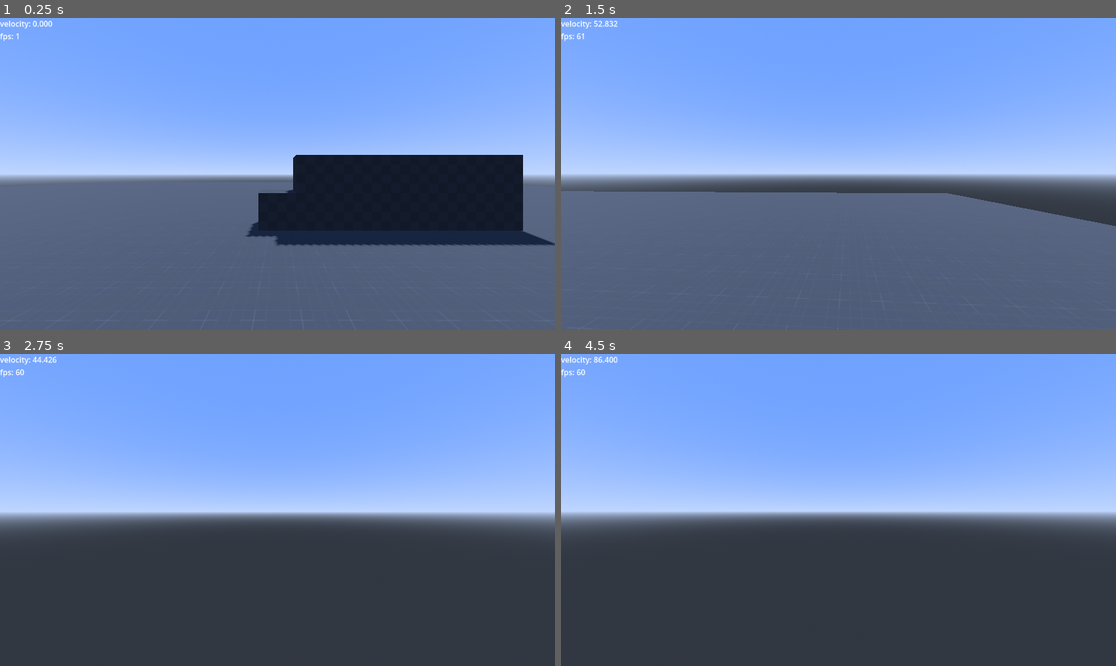
Above: before the commit, frames 1-4 (two rows, left to right).
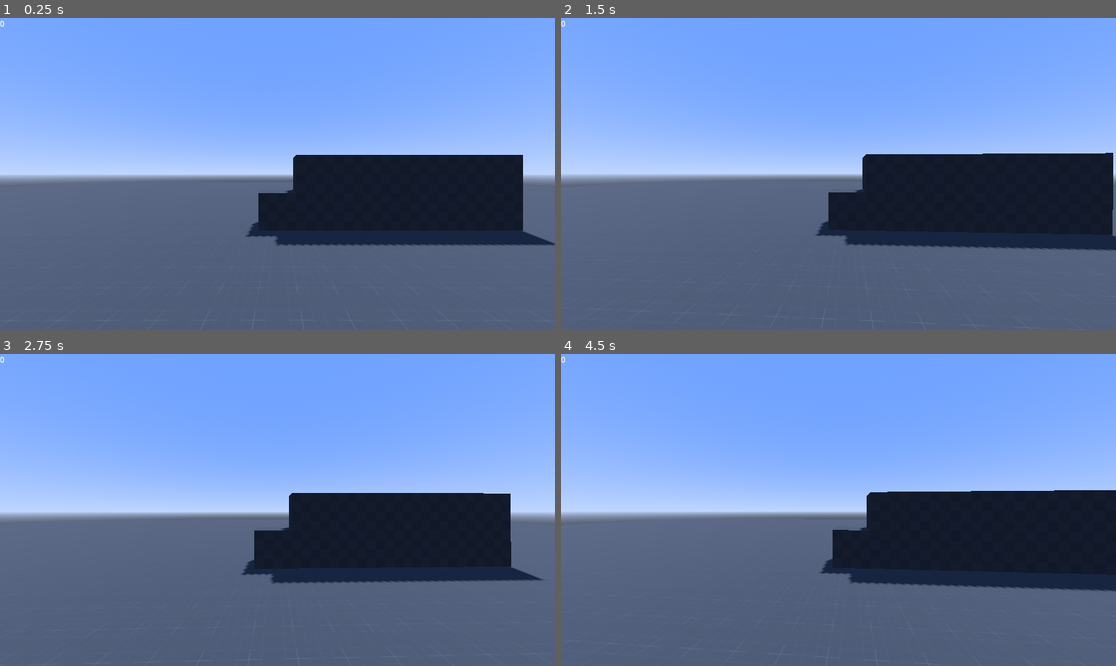
Above: after the commit, the same moments.

Repository: mvahaste/quake-like-movement-gd
Game: Godot game, scene res://Main.tscn
Same seed, same stepped clock (60 frames per second), same inputs: the game is played once before the commit and once after it.
Inputs (mouse positions are in pixels of both pictures, inside the frame that each line leads up to):
- Up to frame 1 (0.25 s): no input
- Up to frame 2 (1.5 s): tap Enter at 0.5 s; move the mouse to (866, 174) at 0.52 s; hold Space (jump) 0.53-1.28 s; hold W (move_forward) from 0.53 s (still down); move the mouse to (810, 174) at 1.27 s; tap Space (jump) at 1.35 s
- Up to frame 3 (2.75 s): keep holding W (move_forward); tap Space (jump) at 1.52, 1.82 s; move the mouse to (288, 503) at 2.02 s; hold Space (jump) from 2.03 s (still down)
- Up to frame 4 (4.5 s): keep holding W (move_forward); move the mouse to (832, 516) at 2.77 s; release Space (jump) at 2.78 s; tap Space (jump) at 2.85, 3.02, 3.32, 4.35 s; tap Enter at 3.5 s; move the mouse to (877, 513) at 3.52 s; hold Space (jump) 3.53-4.28 s; move the mouse to (794, 506) at 4.27 s

The runs differ from the first frame. In frame 1, 0.1% of the frame differs, in the area x 0-10%, y 0-8%; in frame 2, 16%; in frame 3, 50%; in frame 4, 51%, in the area x 0-100%, y 0-100%.

Commit message:
Reset

Diff:
--- a/PlayerController.gd
+++ b/PlayerController.gd
@@ -1,36 +1,17 @@
 extends CharacterBody3D
 
 
-const SPEED = 5.0
-const JUMP_VELOCITY = 4.5
+@export var mouse_sensitivity: float = 0.05
 
-const MAX_SPEED = 75
-const MAX_AIR_SPEED = 25
-const MAX_ACCEL = 10 * MAX_SPEED
-
-# Get the gravity from the project settings to be synced with RigidBody nodes.
-var gravity = ProjectSettings.get_setting("physics/3d/default_gravity")
-
-# var last_floor = true
-# var wishdir = Vector3()
-# var prev_wishdir = Vector3()
-# var direction = Vector3()
+@onready var head: Marker3D = $Head
+@onready var camera: Camera3D = $Head/Camera3D
 
 
-#! DEBUG
-@onready var wishdir_line = $Head/WishdirContainer/Center/Wishdir
-@onready var wishdir_ray = $WishdirRaycast
-@onready var velocity_ray = $VelocityRaycast
-@onready var vel_line = $Head/WishdirContainer/Center/Velocity
-@onready var vel_text = $Head/Label
-#! DEBUG
-
-
-func _ready():
+func _ready() -> void:
 	Input.set_mouse_mode(Input.MOUSE_MODE_CAPTURED)
 
 
-func _input(event):
+func _input(event: InputEvent) -> void:
 	if event is InputEventMouseMotion:
 		rotate_y(deg_to_rad(-event.relative.x) * 0.05)
 		$Head.rotate_x(deg_to_rad(-event.relative.y) * 0.05)
@@ -40,75 +21,25 @@
 		get_tree().quit()
 
 
-func _process(delta):
-	# # Add the gravity.
-	# if not is_on_floor():
-	# 	velocity.y -= gravity * delta
-
-	# # Handle Jump.
-	# if Input.is_action_pressed("jump") and is_on_floor():
-	# 	velocity.y = JUMP_VELOCITY
-	# 	prev_wishdir = wishdir
-
-	# # Get the input direction and handle the movement/deceleration.
-	var input = Input.get_vector("move_left", "move_right", "move_forward", "move_backward")
-	var wishdir = Vector3(input.x, 0, input.y)
-
-	# print(wishdir)
-
-	# direction = lerp(direction, (transform.basis * wishdir).normalized(), 0.1)
-
-	# if direction:
-	# 	# velocity.x = direction.x * SPEED
-	# 	velocity.x = lerp(velocity.x, direction.x * SPEED, 0.1)
-	# 	# velocity.z = direction.z * SPEED
-	# 	velocity.z = lerp(velocity.z, direction.z * SPEED, 0.1)
-	# else:
-	# 	if is_on_floor() and last_floor:
-	# 		velocity.x = move_toward(velocity.x, 0, SPEED)
-	# 		velocity.z = move_toward(velocity.z, 0, SPEED)
-
-	# last_floor = is_on_floor()
-
-	if is_on_floor():
-		velocity = update_vel_ground(wishdir, velocity, delta).rotated(Vector3.UP, rotation.y)
-
-		if Input.is_action_just_pressed("jump"):
-			velocity.y = JUMP_VELOCITY
-	else:
-		velocity = update_vel_air(wishdir, velocity, delta).rotated(Vector3.UP, rotation.y)
-		velocity.y -= gravity * delta
+func _process(_delta: float) -> void:
+	$Head/Label.text = str(velocity.length())
 
 
-	move_and_slide()
-
-	debug_info(wishdir)
+func _physics_process(_delta: float) -> void:
+	move_ground()
 
 
-func update_vel_ground(wishdir: Vector3, vel: Vector3, frame_time: float) -> Vector3:
-	vel = friction(vel, frame_time)
-
-	var current_speed = vel.dot(wishdir)
-
-	var add_speed = clamp(MAX_SPEED - current_speed, 0, MAX_ACCEL * frame_time)
-
-	return vel + (add_speed * wishdir)
+func accelerate() -> void:
+	return
 
 
-func update_vel_air(wishdir: Vector3, vel: Vector3, frame_time: float) -> Vector3:
-	var current_speed = vel.dot(wishdir)
-	var add_speed = clamp(MAX_AIR_SPEED - current_speed, 0, MAX_ACCEL * frame_time)
-
-	return vel + (add_speed * wishdir)
+func friction() -> void:
+	return
 
 
-func friction(vel: Vector3, frame_time: float) -> Vector3:
-	return vel * 4 * frame_time
+func move_ground() -> void:
+	return
 
 
-func debug_info(wishdir: Vector3):
-	vel_text.text = "velocity: %.3f\nfps: %s" % [Vector2(velocity.x, velocity.z).length(), Engine.get_frames_per_second()]
-	wishdir_ray.target_position = wishdir * 5
-	velocity_ray.target_position = velocity * transform.basis
-	# wishdir_line.set_point_position(1, Vector2(wishdir.x, wishdir.z) * 90)
-	# vel_line.set_point_position(1, Vector2(velocity.x, velocity.z).rotated(rotation.y) * 30)
+func move_air() -> void:
+	return
--- a/project.godot
+++ b/project.godot
@@ -45,5 +45,6 @@
 jump={
 "deadzone": 0.5,
 "events": [Object(InputEventKey,"resource_local_to_scene":false,"resource_name":"","device":0,"window_id":0,"alt_pressed":false,"shift_pressed":false,"ctrl_pressed":false,"meta_pressed":false,"pressed":false,"keycode":0,"physical_keycode":32,"unicode":0,"echo":false,"script":null)
+, Object(InputEventMouseButton,"resource_local_to_scene":false,"resource_name":"","device":-1,"window_id":0,"alt_pressed":false,"shift_pressed":false,"ctrl_pressed":false,"meta_pressed":false,"button_mask":0,"position":Vector2(0, 0),"global_position":Vector2(0, 0),"factor":1.0,"button_index":5,"pressed":false,"double_click":false,"script":null)
 ]
 }
